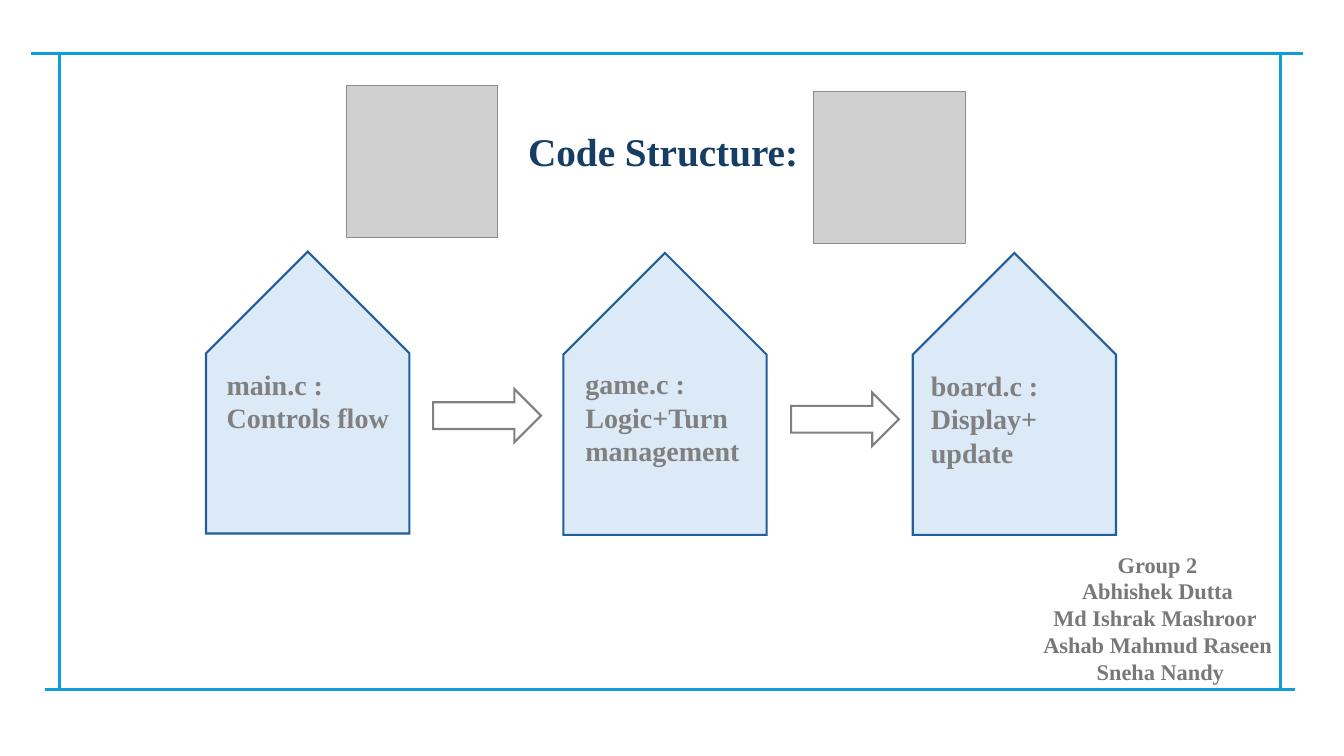
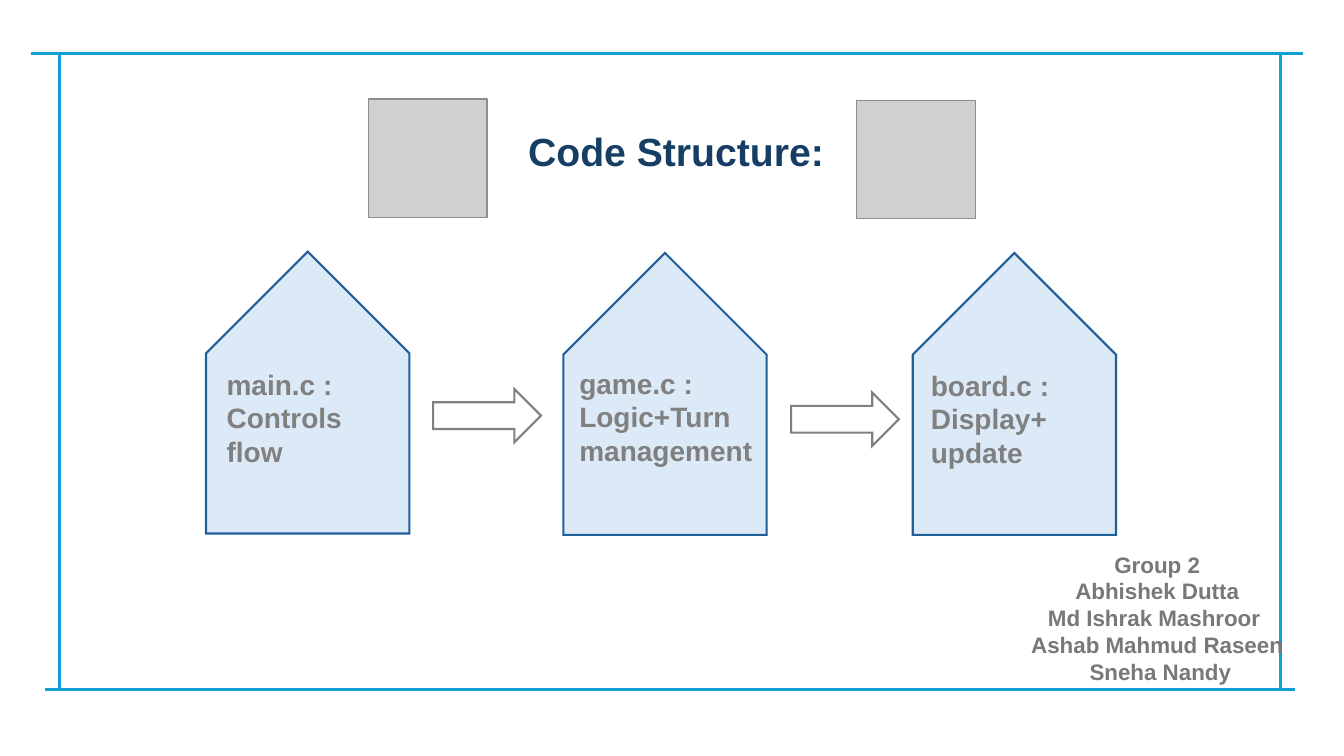
Before and after one commit to tyroruyk/tictacx, a slide deck: slide 3 of others/update_presentation.pptx. Drawn at 1344x756 pixels with LibreOffice and Linux fonts; fonts in the diff are those of the drawing; grey boxes stand for pictures. Boxes give left, top, right and bottom in pixels: in the first picture for what was removed or moved away, otherwise in the second. Text is boxed around its words. In the diff, an @@ line names an element or a change of style, - is before the commit and + after.

```diff
--- a/others/update_presentation.pptx
+++ b/others/update_presentation.pptx
@@ picture: place and size @@
-picture at (346,86,498,238)
+picture at (369,99,488,218)
@@ picture: place and size @@
-picture at (814,92,966,244)
+picture at (857,101,976,220)
@@ font Times New Roman to Arial in 5 elements at (1031,557,1283,685), (528,137,824,167), (227,375,342,462), (931,376,1047,468), (579,379,752,466) @@
```
Also in this commit, not shown: 7 other slides changed.
